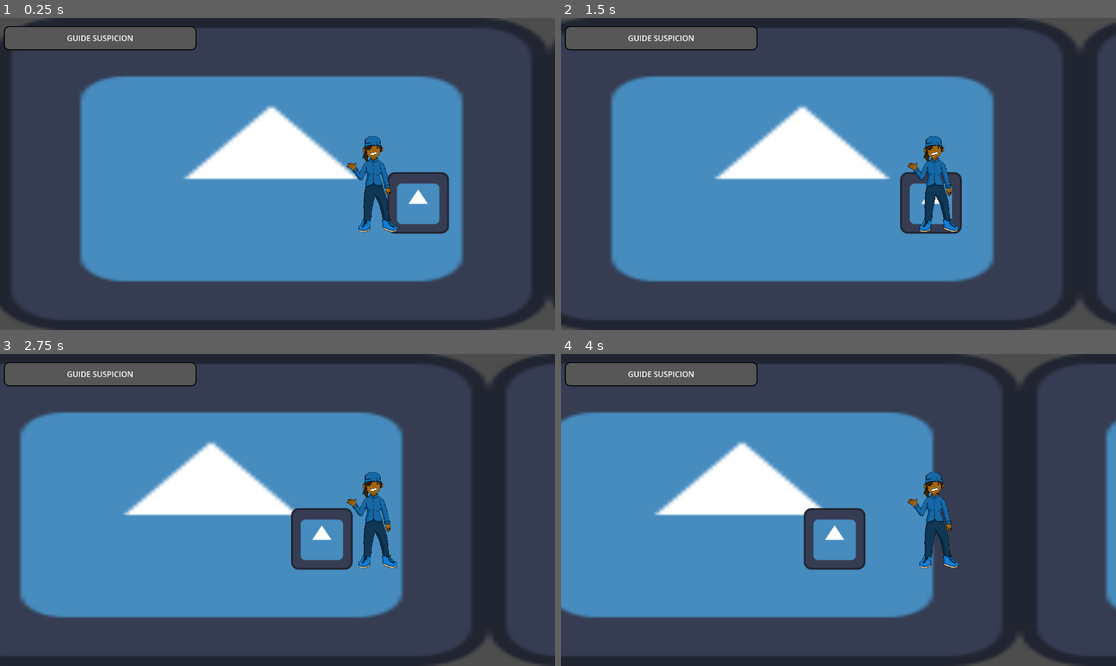
Above: before the commit, frames 1-4 (two rows, left to right).
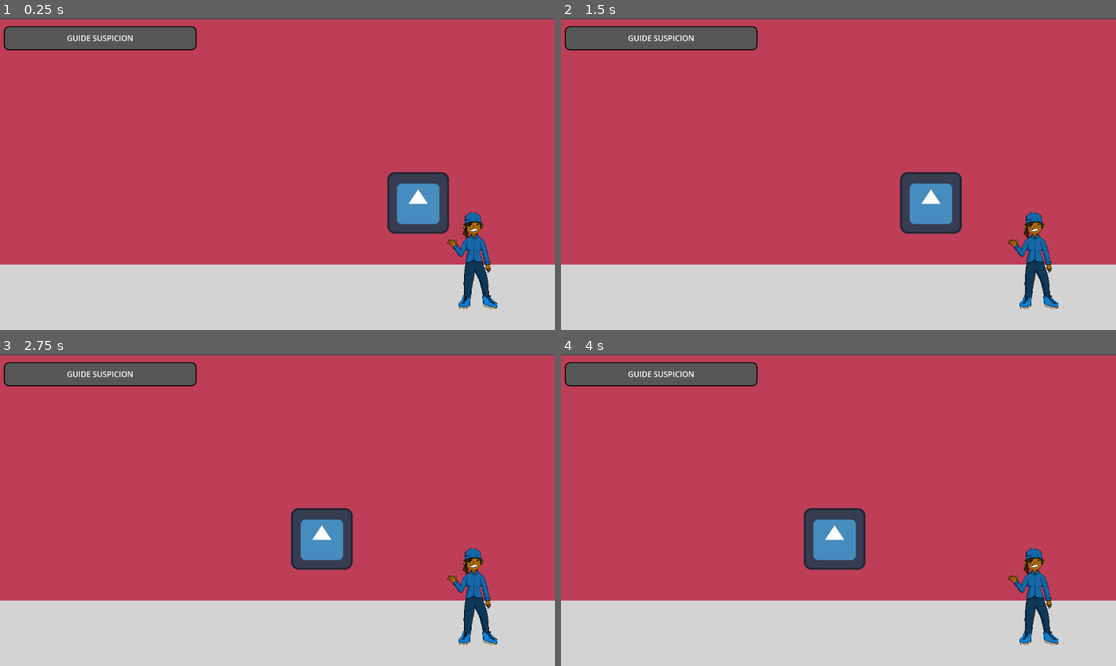
Above: after the commit, the same moments.

Repository: Skyepulse/LUDUM_DARE_58_MATELOU-CO
Game: Godot game, scene res://scenes/scene_tests_JEREMY.tscn
Two runs of this game, one before a commit and one after it. Both use one fixed random seed, a clock stepped at 60 frames per second and the inputs below. This scene is started directly instead of the project's main scene. The engine's default icon, where the game draws it, is replaced by a stand-in: a white triangle on a blue panel in a dark square.
Inputs (mouse positions are in pixels of both pictures, inside the frame that each line leads up to):
- Up to frame 1 (0.25 s): no input
- Up to frame 2 (1.5 s): move the mouse to (960, 158) at 0.52 s; move the mouse to (727, 189) at 1.27 s
- Up to frame 3 (2.75 s): move the mouse to (333, 441) at 2.02 s
- Up to frame 4 (4 s): move the mouse to (810, 572) at 2.77 s; move the mouse to (1005, 556) at 3.52 s

The runs differ from the first frame. In frame 1, 95% of the frame differs, in the area x 0-100%, y 0-100%; in frame 2, 96%; in frame 3, 95%; in frame 4, 95%.

Commit message:
background

Diff:
--- a/scenes/background.tscn
+++ b/scenes/background.tscn
@@ -1,18 +1,32 @@
-[gd_scene load_steps=2 format=3 uid="uid://ytnv83oppny8"]
+[gd_scene load_steps=6 format=3 uid="uid://ytnv83oppny8"]
 
 [ext_resource type="Texture2D" uid="uid://01a6s27mn85u" path="res://img/icon.svg" id="1_bkp1e"]
 
+[sub_resource type="Gradient" id="Gradient_bkp1e"]
+offsets = PackedFloat32Array(0)
+colors = PackedColorArray(0.7487182, 0.24516487, 0.34379515, 1)
+
+[sub_resource type="GradientTexture2D" id="GradientTexture2D_y0upk"]
+gradient = SubResource("Gradient_bkp1e")
+
+[sub_resource type="Gradient" id="Gradient_y0upk"]
+offsets = PackedFloat32Array(0)
+colors = PackedColorArray(0.83033526, 0.83033514, 0.83033514, 1)
+
+[sub_resource type="GradientTexture2D" id="GradientTexture2D_jougr"]
+gradient = SubResource("Gradient_y0upk")
+
 [node name="Background" type="Node2D"]
 
-[node name="fond" type="Parallax2D" parent="."]
+[node name="mur" type="Parallax2D" parent="."]
 scroll_scale = Vector2(0.5, 0.5)
 repeat_size = Vector2(1152, 0)
 repeat_times = 3
 
-[node name="Sprite2D" type="Sprite2D" parent="fond"]
-position = Vector2(576.00006, 324.00003)
-scale = Vector2(9, 5.0625)
-texture = ExtResource("1_bkp1e")
+[node name="Sprite2D" type="Sprite2D" parent="mur"]
+position = Vector2(575.5, 257.375)
+scale = Vector2(18.015625, 7.9570313)
+texture = SubResource("GradientTexture2D_y0upk")
 
 [node name="item1" type="Parallax2D" parent="."]
 scroll_scale = Vector2(0.8, 0.8)
@@ -22,3 +36,12 @@
 [node name="Sprite2D" type="Sprite2D" parent="item1"]
 position = Vector2(888, 384)
 texture = ExtResource("1_bkp1e")
+
+[node name="sol" type="Parallax2D" parent="."]
+repeat_size = Vector2(1152, 0)
+repeat_times = 3
+
+[node name="Sprite2D" type="Sprite2D" parent="sol"]
+position = Vector2(576, 580)
+scale = Vector2(18, 2.125)
+texture = SubResource("GradientTexture2D_jougr")
--- a/scenes/scene_tests_JEREMY.tscn
+++ b/scenes/scene_tests_JEREMY.tscn
@@ -8,4 +8,4 @@
 [node name="Background" parent="." instance=ExtResource("1_q545c")]
 
 [node name="Guide" parent="." instance=ExtResource("2_13lya")]
-position = Vector2(777, 345)
+position = Vector2(985, 504)
